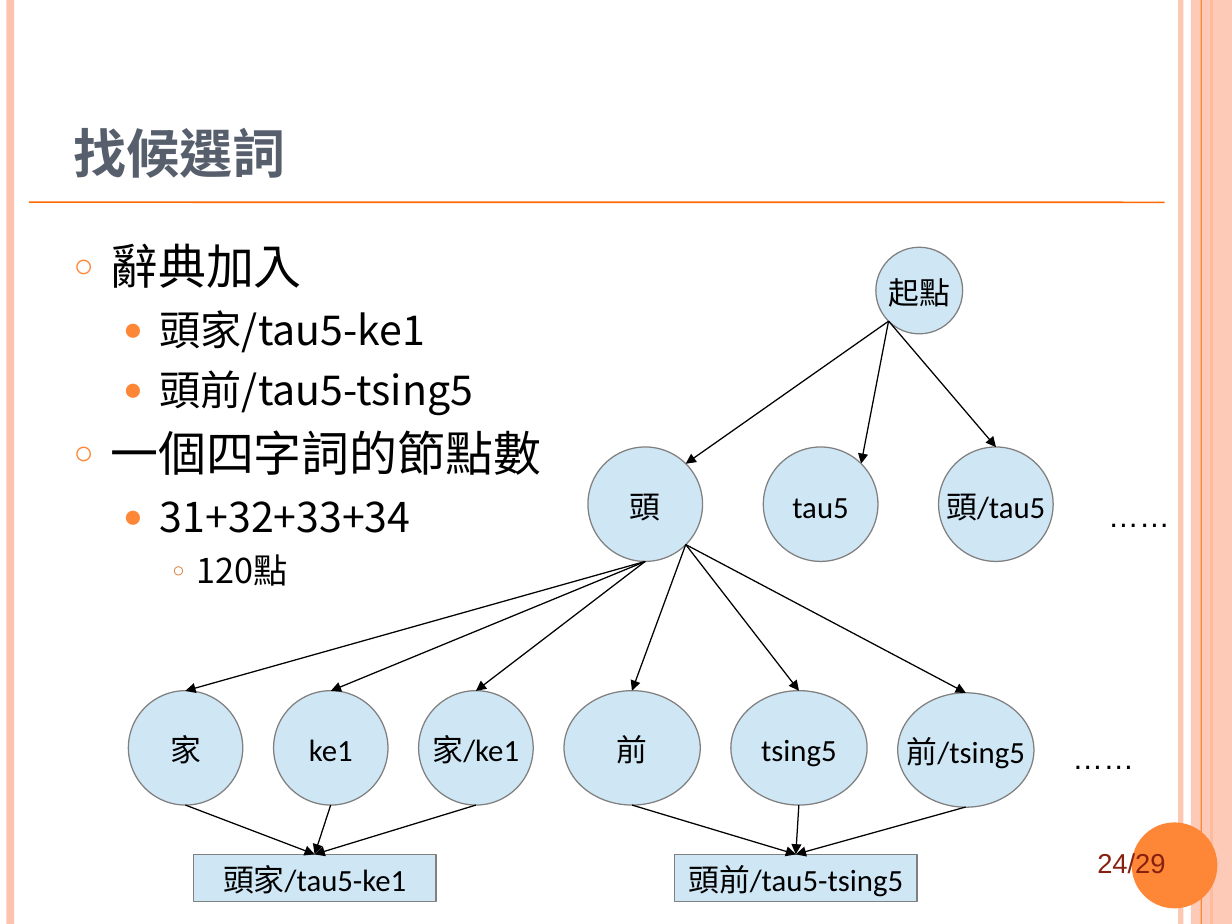
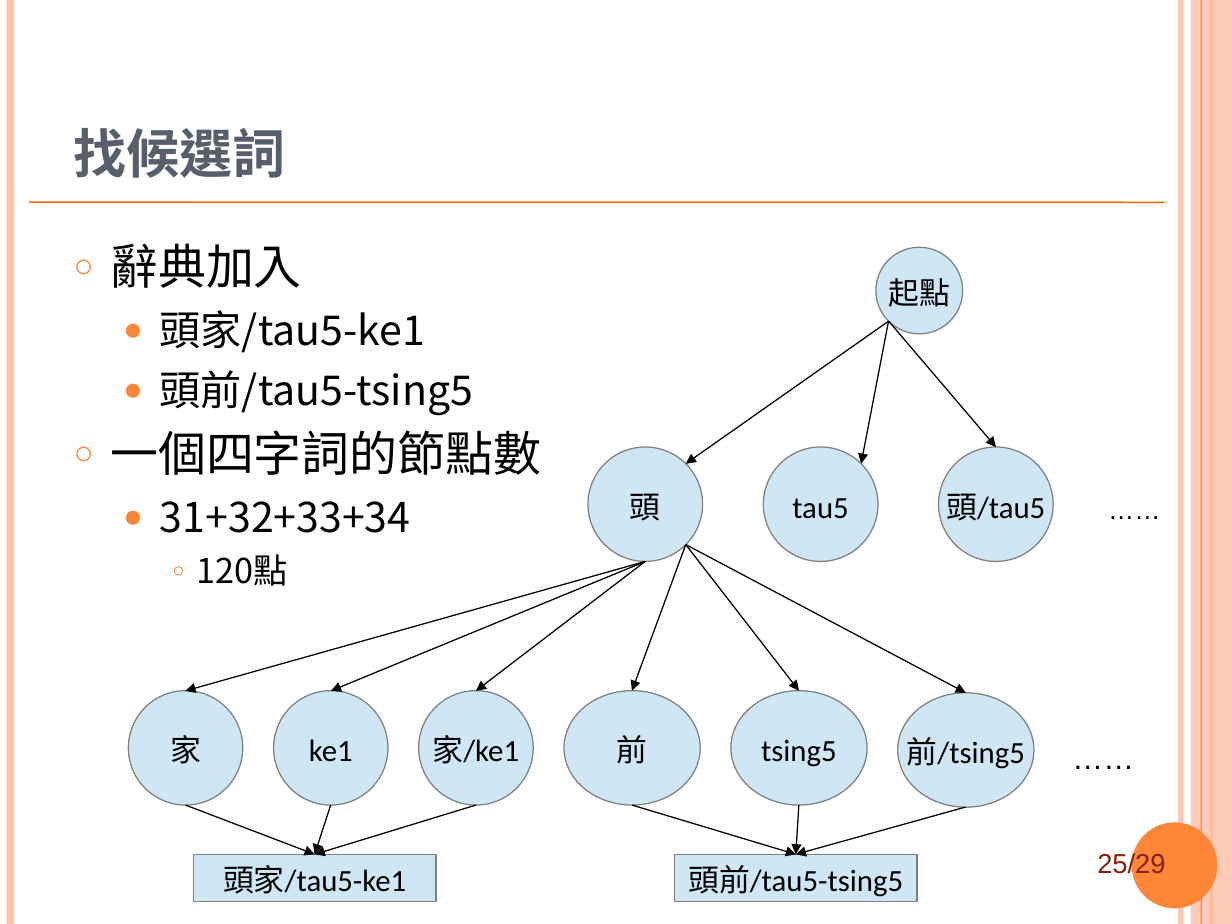
Before and after one commit to sih4sing5hong5/po3-ko3_tau5-iann2-phinn3, a slide deck: slide 25 of 翻譯報告.ppt (slide 24 before the commit). Drawn at 1232x924 pixels with LibreOffice and Linux fonts; fonts in the diff are those of the drawing; background and template pictures are left out. Boxes give left, top, right and bottom in pixels: in the first picture for what was removed or moved away, otherwise in the second. Text is boxed around its words. In the diff, an @@ line names an element or a change of style, - is before the commit and + after.

```diff
--- a/翻譯報告.ppt
+++ b/翻譯報告.ppt
@@ text "……" at (1098, 488, 1183, 536): size 18 to 15.3 pt; line spacing 1 to 0.9 @@
@@ page number at (1097, 852, 1165, 879): text changed @@
-24/29
+25/29
```
Also in this commit, not shown: 15 other slides changed, 2 slides added.
